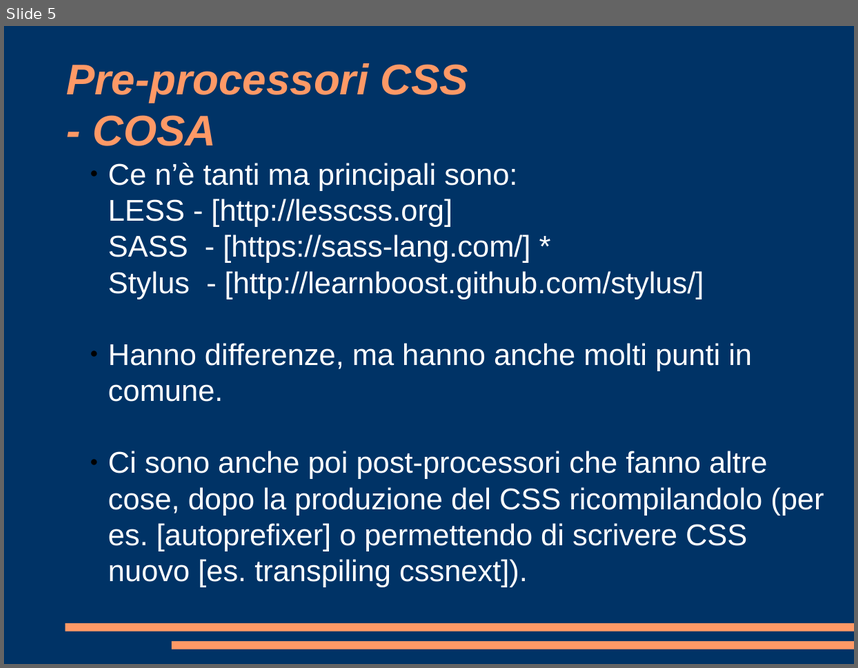
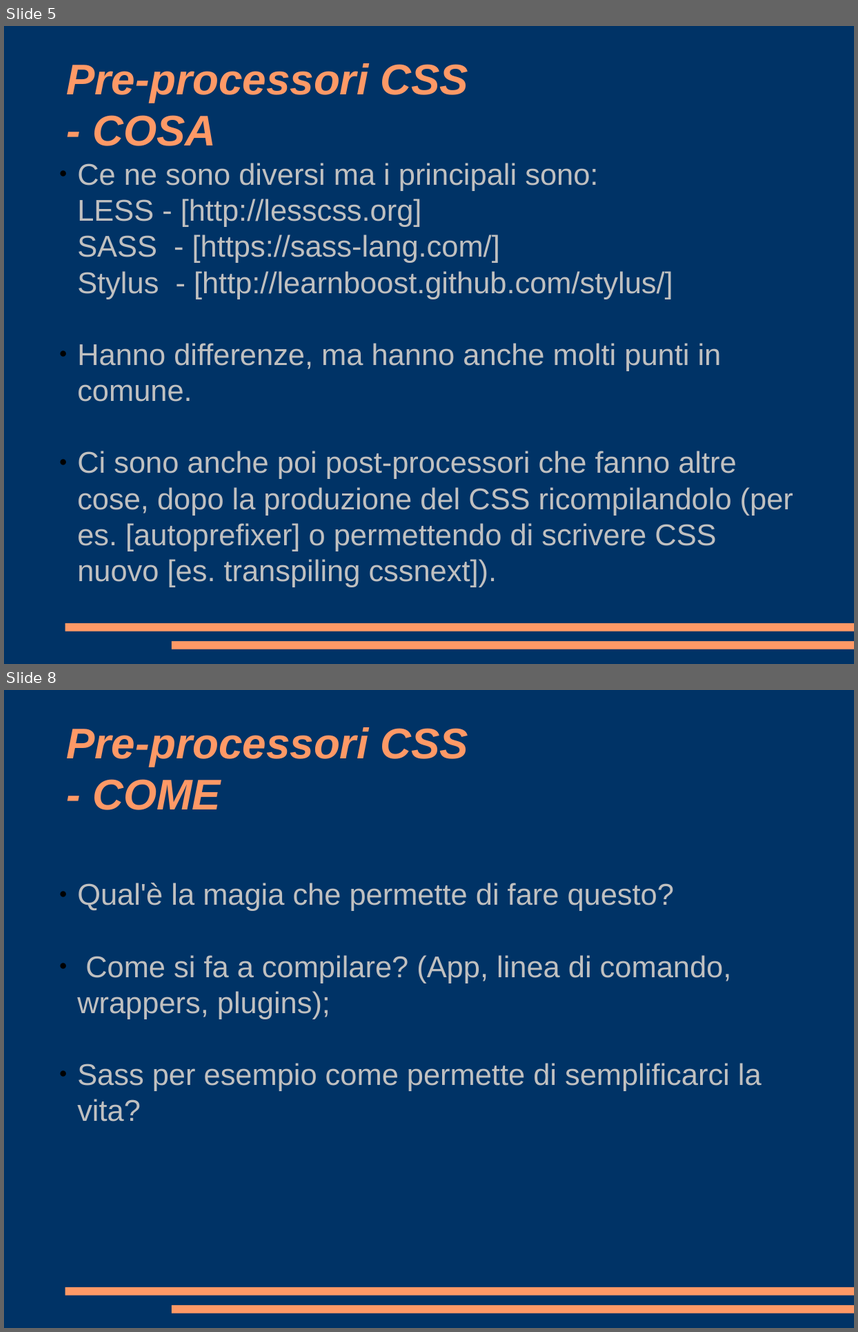
Before and after one commit to pimoGit/boolean-careers-test, a slide deck: video-lezione/presentazione.odp. Shown one above the other, each under a label of ours: slide 5 before the commit, slides 5 and 8 after it; the slides between them are not shown. The pictures are 858x668 and 858x1332 pixels, drawn with LibreOffice and Linux fonts; fonts in the diff are those of the drawing. Boxes give left, top, right and bottom in pixels: in the first picture for what was removed or moved away, otherwise in the second. Text is boxed around its words. In the diff, an @@ line names an element or a change of style, - is before the commit and + after.

```diff
--- a/video-lezione/presentazione.odp
+++ b/video-lezione/presentazione.odp
@@ slide 8 added at [4, 690, 854, 1328], background #003366; not listed: 2 template elements that a slide beside it also shows @@
@@ title added at [67, 727, 468, 810], 40 pt, text #FF9966, bold, italic @@
+Pre-processori CSS
+- COME
@@ subtitle added at [77, 883, 762, 1121], 28 pt, text #C0C0C0 @@
+● Qual'è la magia che permette di fare questo?
+● Come si fa a compilare? (App, linea di comando, wrappers, plugins);
+● Sass per esempio come permette di semplificarci la vita?
@@ slide 5 changed as well @@
@@ subtitle "Ce ne sono diversi ma ...": place and size @@
-subtitle "Ce ne sono diversi ma ..." at [108, 163, 824, 587]
+subtitle "Ce ne sono diversi ma ..." at [77, 163, 793, 587]
@@ subtitle at [77, 163, 673, 299]: text changed; text colour #FFFFFF to #C0C0C0 @@
-● Ce n’è tanti ma principali sono:
-  LESS - [http://lesscss.org]
-  SASS - [https://sass-lang.com/] *
-  Stylus - [http://learnboost.github.com/stylus/]
+● Ce ne sono diversi ma i principali sono:
+  LESS - [http://lesscss.org]
+  SASS - [https://sass-lang.com/]
+  Stylus - [http://learnboost.github.com/stylus/]
@@ subtitle at [77, 343, 793, 587]: text colour #FFFFFF to #C0C0C0 in "Hanno differenze, ma hanno anche molti punti ...", "Ci sono anche poi post-processori che fanno ..." @@
```
Also in this commit, not shown: 4 other slides changed, 4 other slides added, 1 other file.
